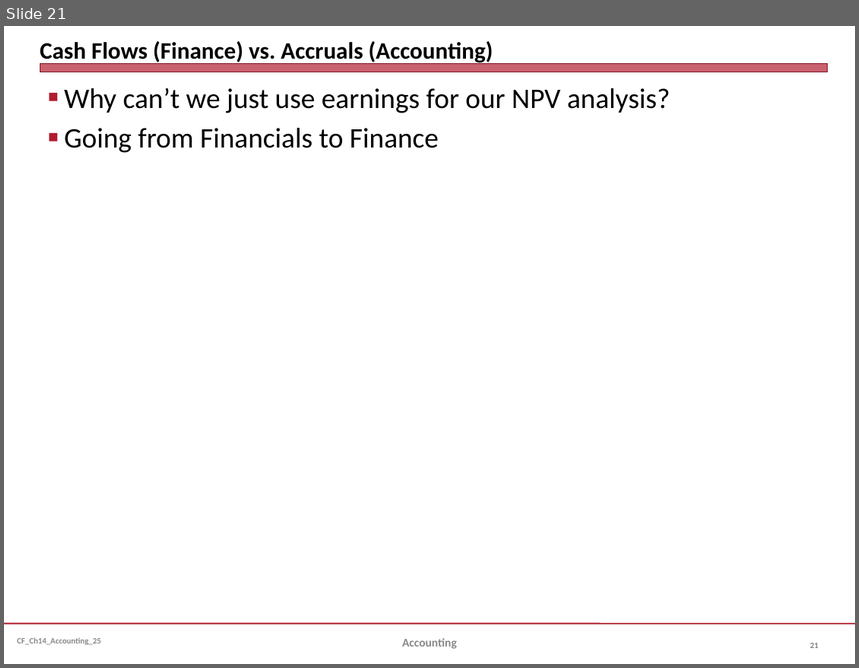
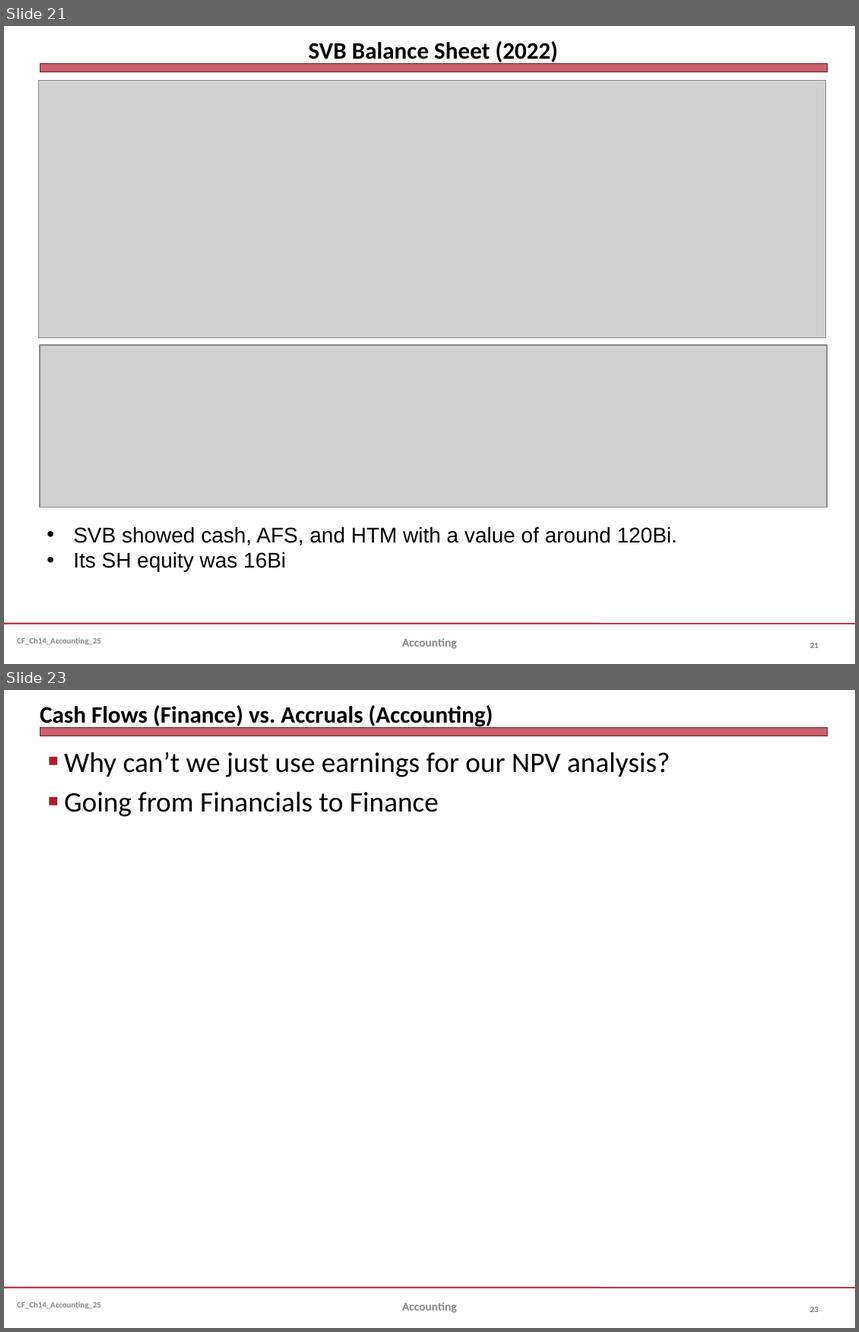
Before and after one commit to jmc877/Corporate-Finance, a slide deck: slides/CF_Ch14_Accounting_25.pptx. Shown one above the other, each under a label of ours: slide 21 before the commit, slides 21 and 23 after it; the slides between them are not shown. The pictures are 859x668 and 859x1332 pixels, drawn with LibreOffice and Linux fonts; fonts in the diff are those of the drawing; grey boxes stand for pictures. Boxes give left, top, right and bottom in pixels: in the first picture for what was removed or moved away, otherwise in the second. Text is boxed around its words. In the diff, an @@ line names an element or a change of style, - is before the commit and + after.

```diff
--- a/slides/CF_Ch14_Accounting_25.pptx
+++ b/slides/CF_Ch14_Accounting_25.pptx
@@ slide 21 added at (x1=4, y1=26, x2=855, y2=664), background #FFFFFF; not listed: 3 template elements that a slide beside it also shows @@
@@ title added at (x1=309, y1=41, x2=558, y2=65), 20 pt, text #000000, bold @@
+SVB Balance Sheet (2022)
@@ picture added at (x1=38, y1=81, x2=826, y2=338) @@
@@ picture added at (x1=40, y1=345, x2=827, y2=508) @@
@@ text added at (x1=73, y1=527, x2=677, y2=572), 18 pt, text #000000 @@
+• SVB showed cash, AFS, and HTM with a value of around 120Bi.
+• Its SH equity was 16Bi
@@ text added at (x1=402, y1=639, x2=457, y2=649), 10 pt, text #898989, bold @@
+Accounting
@@ page number added at (x1=810, y1=643, x2=819, y2=648), 7 pt, text #808080, bold @@
+21
@@ what was slide 21 is now slide 23 @@
```
Also in this commit, not shown: 1 other slide added.
